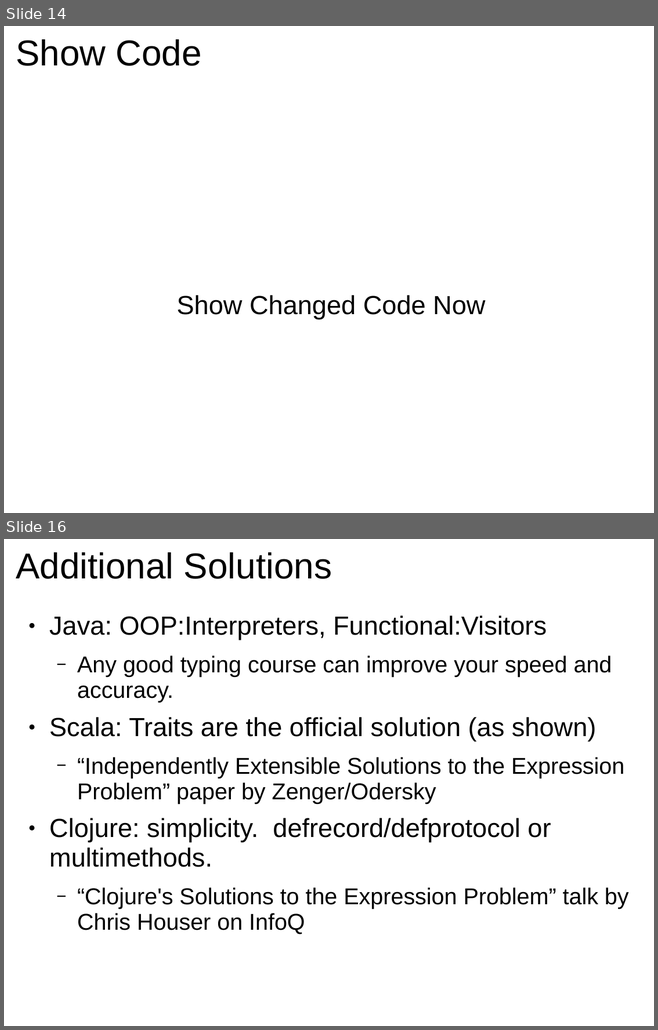
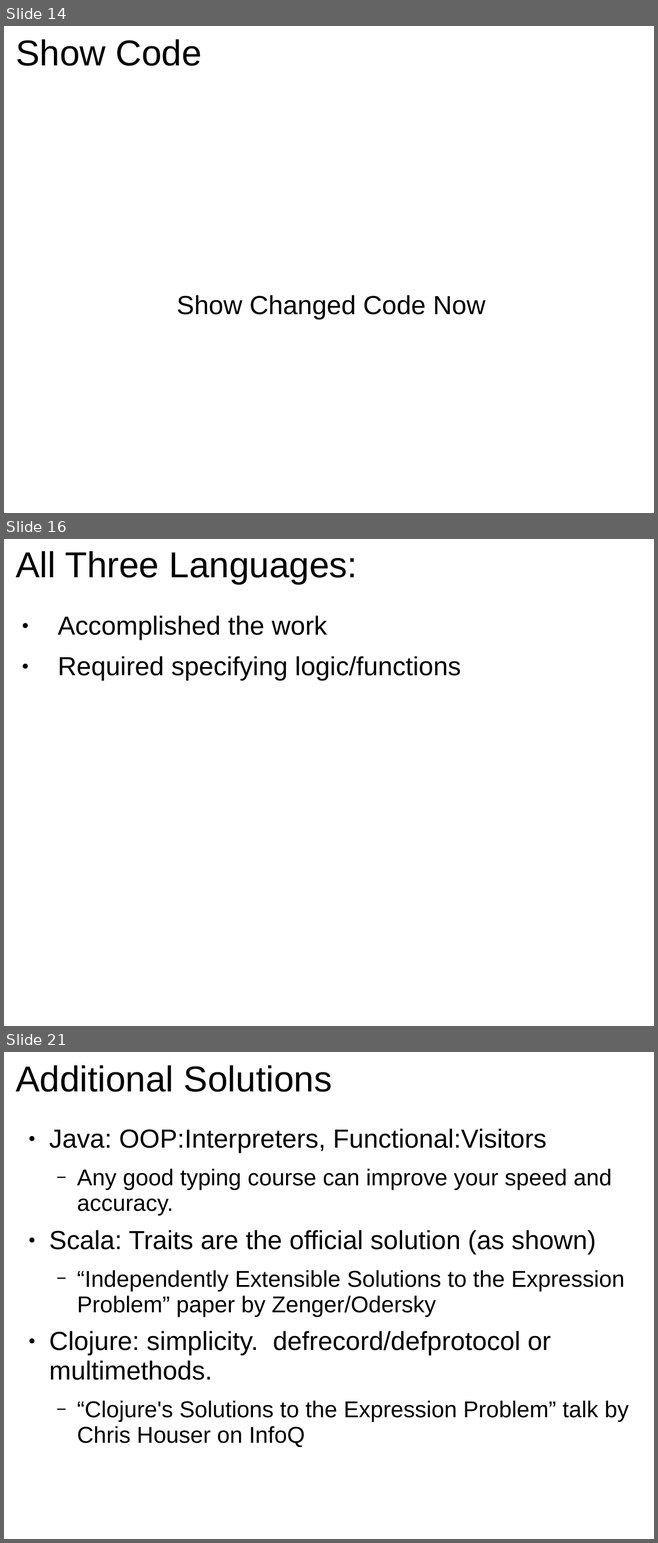
Before and after one commit to GlenKPeterson/refactJavaScalaCloj, a slide deck: refactJavaScalaCloj.ppt. Shown one above the other, each under a label of ours: slides 14 and 16 before the commit, slides 14, 16 and 21 after it; the slides between them are not shown. The pictures are 658x1030 and 658x1543 pixels, drawn with LibreOffice and Linux fonts; fonts in the diff are those of the drawing. Boxes give left, top, right and bottom in pixels: in the first picture for what was removed or moved away, otherwise in the second. Text is boxed around its words. In the diff, an @@ line names an element or a change of style, - is before the commit and + after.

```diff
--- a/refactJavaScalaCloj.ppt
+++ b/refactJavaScalaCloj.ppt
@@ slide 16 added at (4, 539, 654, 1026), background #FFFFFF @@
@@ title added at (16, 551, 357, 584), 44 pt, text #000000 @@
+All Three Languages:
@@ text added at (58, 616, 460, 681), 32 pt, text #000000 @@
+● Accomplished the work
+● Required specifying logic/functions
@@ what was slide 16 is now slide 21 @@
```
Also in this commit, not shown: 4 slides changed, 4 other slides added.
